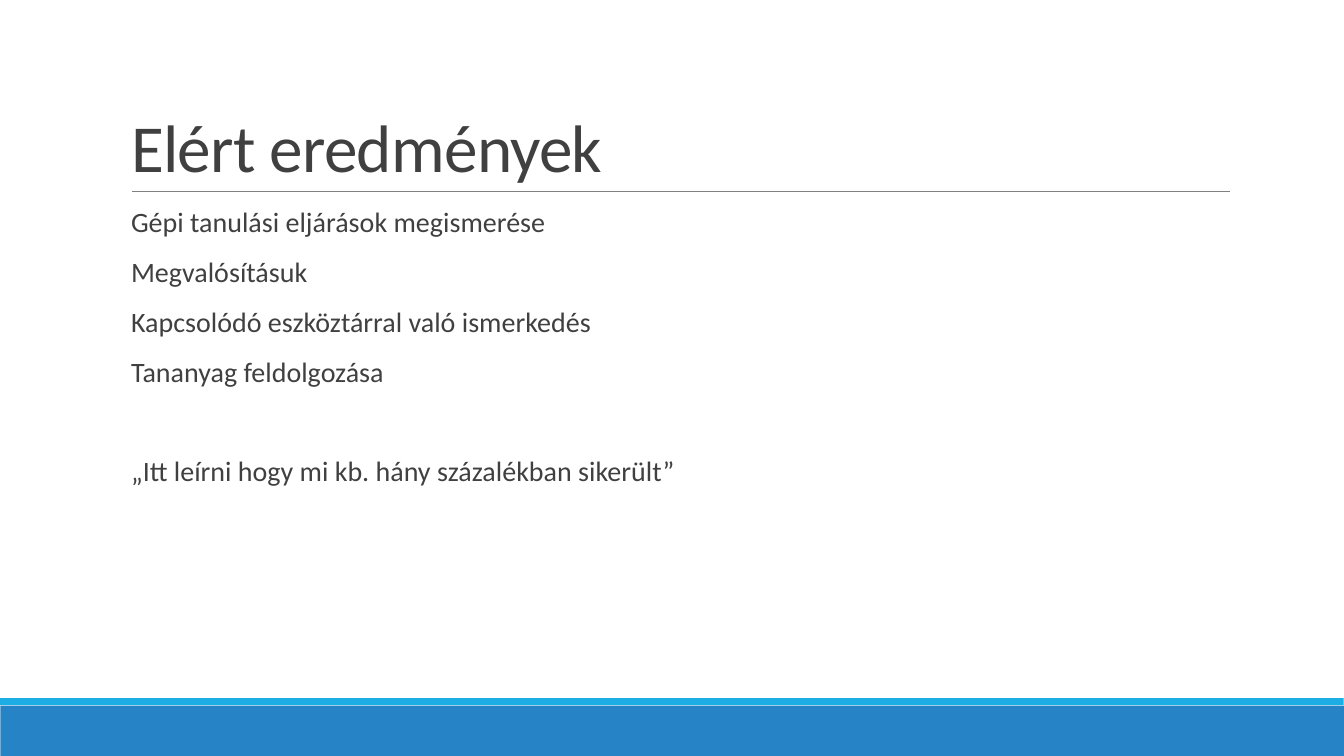
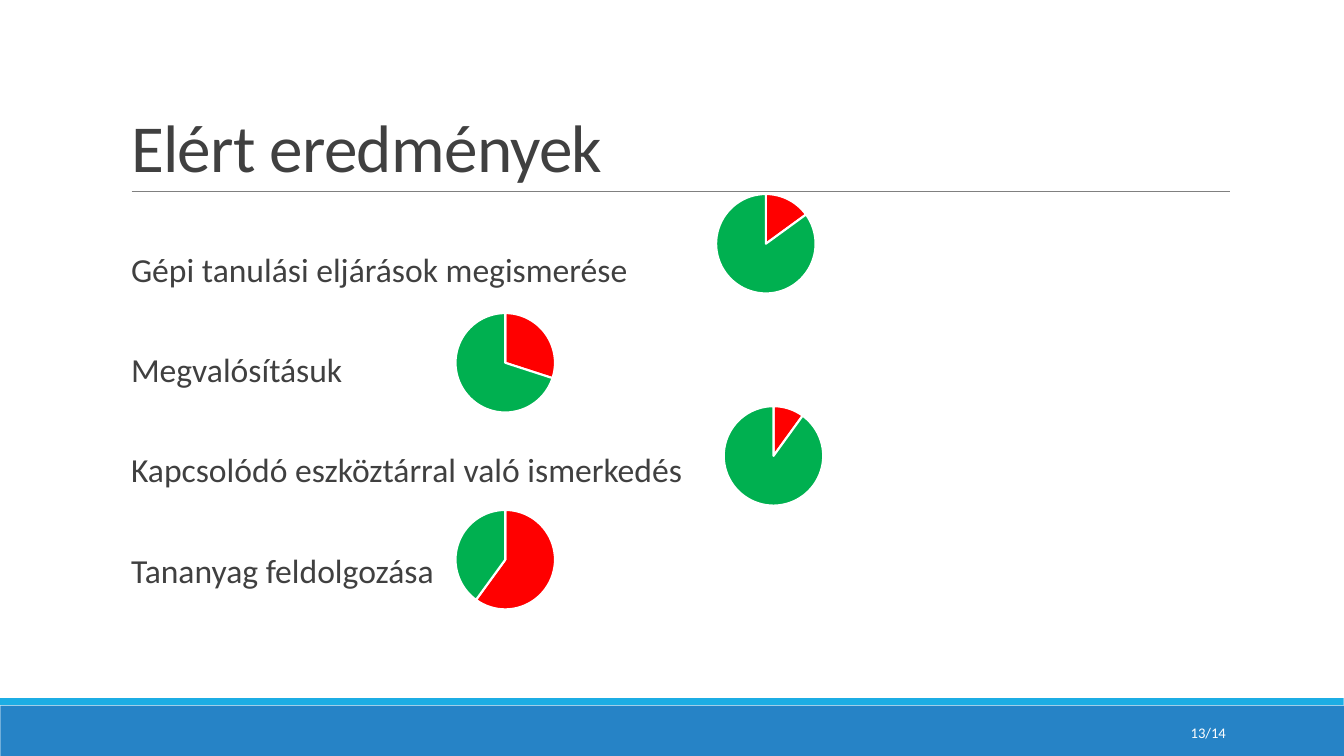
Before and after one commit to koojozsef/AI-project-for-university, a slide deck: slide 13 of doc/Presentation.pptx (slide 10 before the commit). Drawn at 1344x756 pixels with LibreOffice and Linux fonts; fonts in the diff are those of the drawing. Boxes give left, top, right and bottom in pixels: in the first picture for what was removed or moved away, otherwise in the second. Text is boxed around its words. In the diff, an @@ line names an element or a change of style, - is before the commit and + after.

Commit message:
Presentation done

```diff
--- a/doc/Presentation.pptx
+++ b/doc/Presentation.pptx
@@ text "Gépi tanulási eljárások megismerése" at [131, 258, 681, 589]: size 20 to 24 pt; line spacing 0.9 to 2 @@
@@ pie chart added at [701, 180, 831, 308] @@
+categories: 1, 2
+Series 1: 15, 85, -, -
@@ pie chart added at [441, 299, 571, 426] @@
+categories: 1, 2
+Series 1: 30, 70, -, -
@@ pie chart added at [709, 392, 839, 519] @@
+categories: 1, 2
+Series 1: 10, 90, -, -
@@ text at [131, 461, 674, 486]: paragraph removed @@
-  „Itt leírni hogy mi kb. hány százalékban sikerült”
@@ pie chart added at [441, 496, 571, 623] @@
+categories: 1, 2
+Series 1: 60, 40, -, -
@@ page number added at [1191, 728, 1226, 739], 10.5 pt, text #FFFFFF @@
+13/14
```
Also in this commit, not shown: 7 other slides changed, 6 slides added, 2 slides removed, 2 other files.
